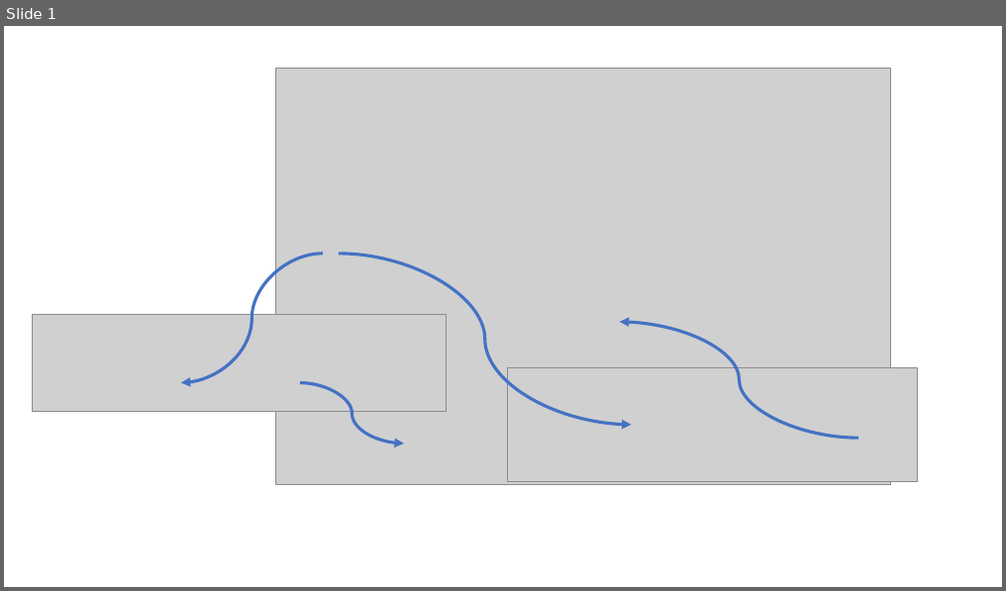
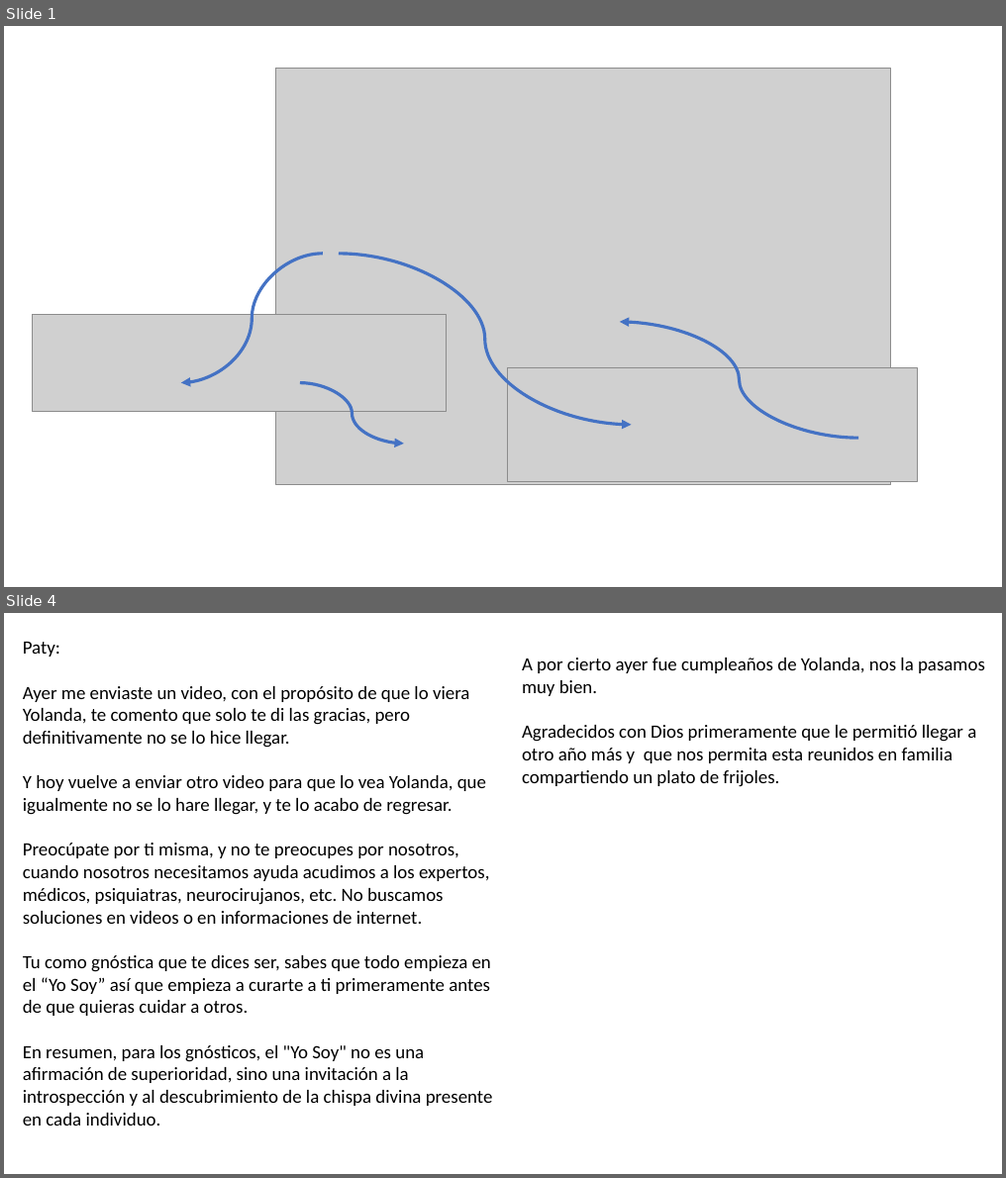
Before and after one commit to vcuevar/al_maletin, a slide deck: VMA_IT_SUPPORT_INVTEK.pptx. Shown one above the other, each under a label of ours: slide 1 before the commit, slides 1 and 4 after it; the slides between them are not shown. The pictures are 1006x591 and 1006x1178 pixels, drawn with LibreOffice and Linux fonts; fonts in the diff are those of the drawing; grey boxes stand for pictures. Boxes give left, top, right and bottom in pixels: in the first picture for what was removed or moved away, otherwise in the second. Text is boxed around its words. In the diff, an @@ line names an element or a change of style, - is before the commit and + after.

```diff
--- a/VMA_IT_SUPPORT_INVTEK.pptx
+++ b/VMA_IT_SUPPORT_INVTEK.pptx
@@ slide 4 added at (x1=4, y1=613, x2=1002, y2=1174), background #FFFFFF @@
@@ text added at (x1=23, y1=642, x2=493, y2=1126), 18 pt, text #000000 @@
+Paty:
+Ayer me enviaste un video, con el propósito de que lo viera Yolanda, te comento que solo te di las gracias, pero definitivamente no se lo hice llegar.
+Y hoy vuelve a enviar otro video para que lo vea Yolanda, que igualmente no se lo hare llegar, y te lo acabo de regresar.
+Preocúpate por ti misma, y no te preocupes por nosotros, cuando nosotros necesitamos ayuda acudimos a los expertos, médicos, psiquiatras, neurocirujanos, etc. No buscamos soluciones en videos o en informaciones de internet.
+Tu como gnóstica que te dices ser, sabes que todo empieza en el “Yo Soy” así que empieza a curarte a ti primeramente antes de que quieras cuidar a otros.
+En resumen, para los gnósticos, el "Yo Soy" no es una afirmación de superioridad, sino una invitación a la introspección y al descubrimiento de la chispa divina presente en cada individuo.
@@ text added at (x1=522, y1=658, x2=985, y2=787), 18 pt, text #000000 @@
+A por cierto ayer fue cumpleaños de Yolanda, nos la pasamos muy bien.
+Agradecidos con Dios primeramente que le permitió llegar a otro año más y que nos permita esta reunidos en familia compartiendo un plato de frijoles.
```
Also in this commit, not shown: 3 other slides added, 3 other files.
